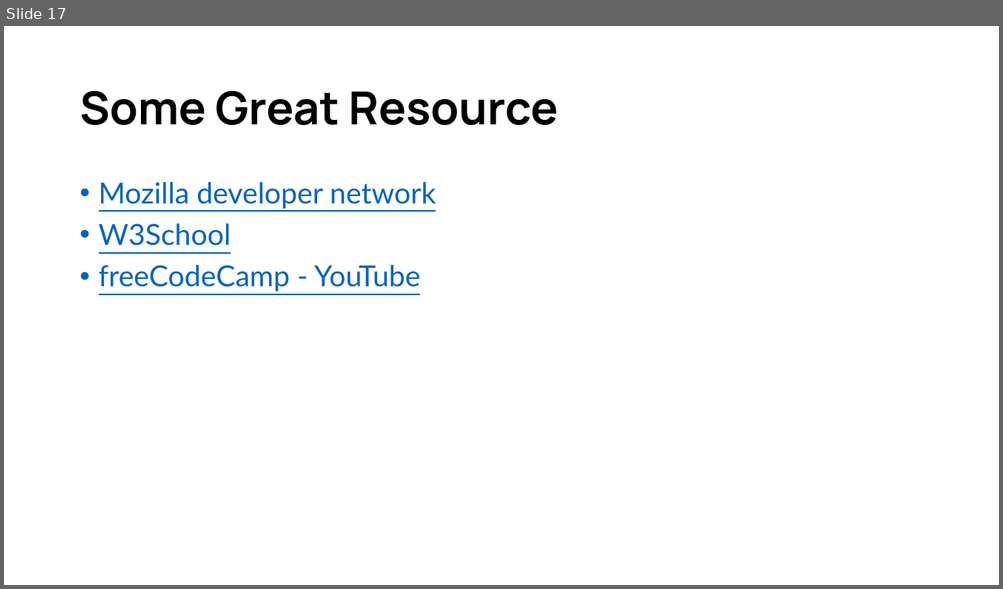
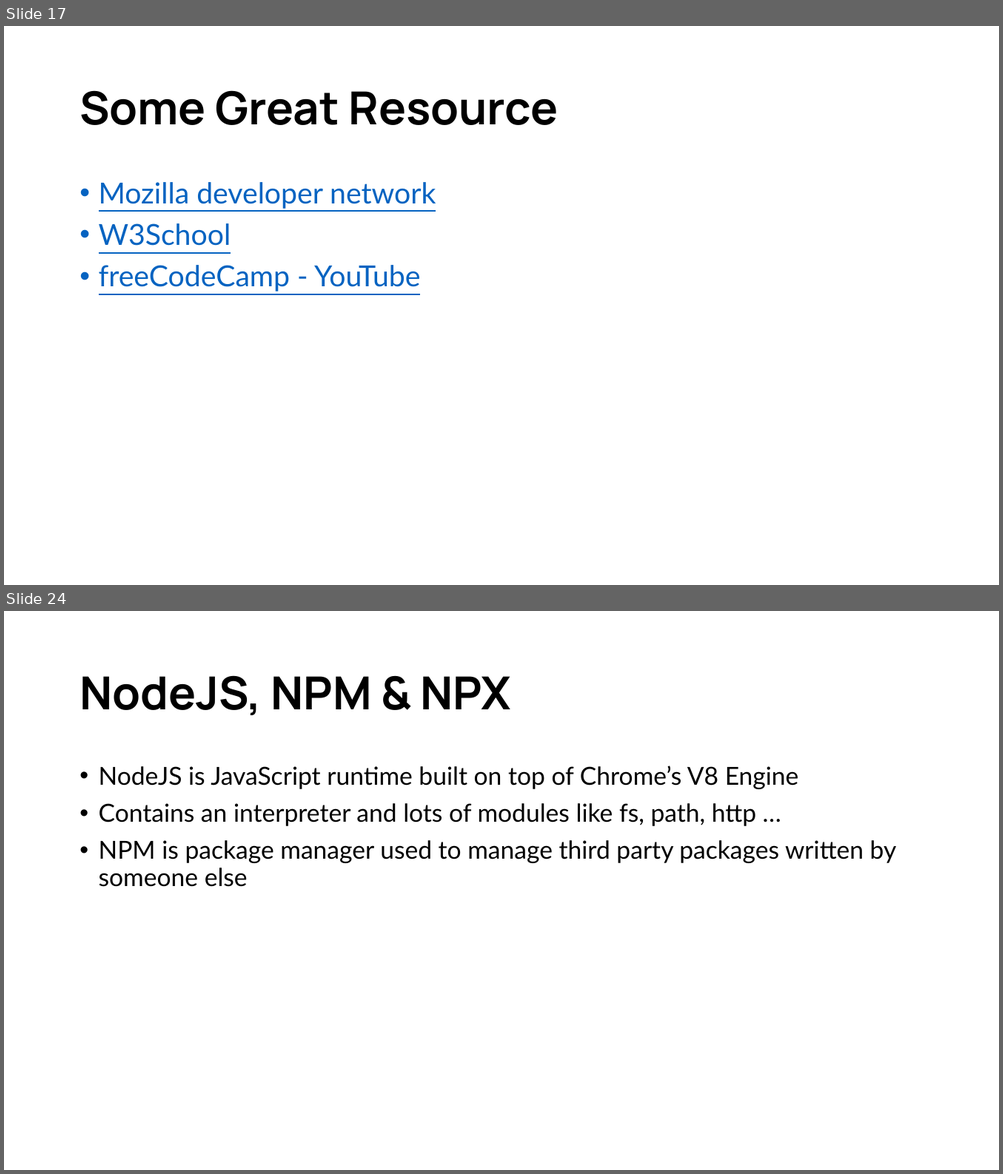
Before and after one commit to d33kshant/webdev-workshop, a slide deck: resources/workshop-presentation.pptx. Shown one above the other, each under a label of ours: slide 17 before the commit, slides 17 and 24 after it; the slides between them are not shown. The pictures are 1003x589 and 1003x1174 pixels, drawn with LibreOffice and Linux fonts; fonts in the diff are those of the drawing. Boxes give left, top, right and bottom in pixels: in the first picture for what was removed or moved away, otherwise in the second. Text is boxed around its words. In the diff, an @@ line names an element or a change of style, - is before the commit and + after.

```diff
--- a/resources/workshop-presentation.pptx
+++ b/resources/workshop-presentation.pptx
@@ slide 24 added at box(4, 611, 999, 1170), background #FFFFFF @@
@@ title added at box(79, 675, 511, 715), 44 pt, text #000000, bold @@
+NodeJS, NPM & NPX
@@ text added at box(99, 766, 896, 887), 24 pt, text #000000 @@
+• NodeJS is JavaScript runtime built on top of Chrome’s V8 Engine
+• Contains an interpreter and lots of modules like fs, path, http …
+• NPM is package manager used to manage third party packages written by someone else
```
Also in this commit, not shown: 9 other slides added.
